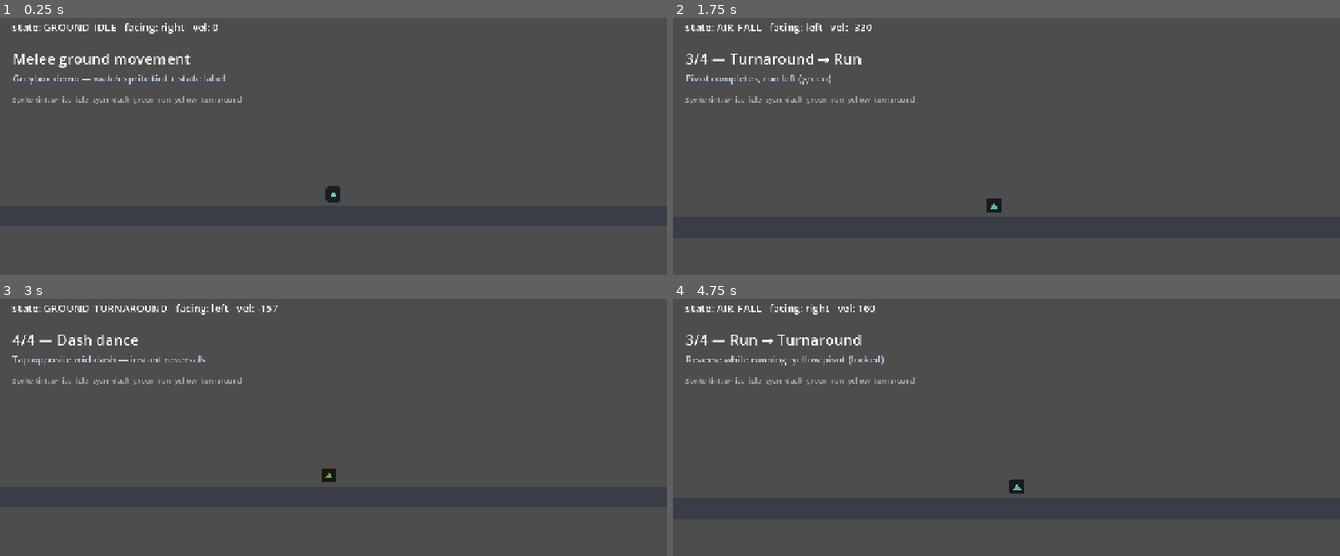
Above: before the commit, frames 1-4 (two rows, left to right).
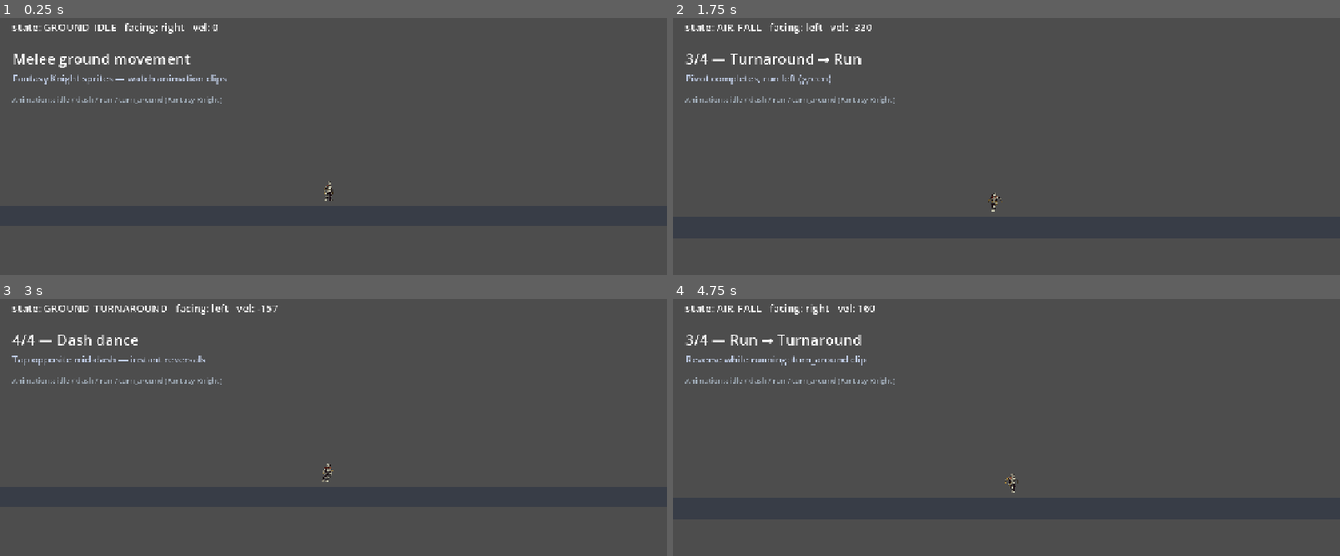
Above: after the commit, the same moments.

Repository: omarelsahy/FTWSA
Game: Godot game, scene res://scenes/tests/movement_mechanics_demo.tscn
Two runs of this game, one before a commit and one after it. Both use one fixed random seed, a clock stepped at 60 frames per second and the inputs below. This scene is started directly instead of the project's main scene.
Inputs:
- Up to frame 1 (0.25 s): no input
- Up to frame 2 (1.75 s): hold Space (jump) 0.53-1.28 s; hold D (move_right) from 0.53 s (still down); tap Shift (dodge) at 1.35 s; tap Space (jump) at 1.52, 1.55 s
- Up to frame 3 (3 s): tap Space (jump) at 1.82, 2.3 s; release D (move_right) at 2.03 s; hold A (move_left) 2.03-2.78 s; hold E (parry) 2.03-2.78 s; hold D (move_right) from 2.78 s (still down); tap Z at 2.85 s
- Up to frame 4 (4.75 s): tap Space (jump) at 3.02, 3.05, 3.32, 4.52, 4.55 s; hold Space (jump) 3.53-4.28 s; release D (move_right) at 4.28 s; hold A (move_left) from 4.28 s (still down); tap Shift (dodge) at 4.35 s

The runs differ from the first frame. In frame 1, 0.8% of the frame differs, in the area x 1-51%, y 22-72%; in frame 2, 0.5%; in frame 3, 0.5%; in frame 4, 0.7%.

Commit message:
Wire Fantasy Knight sprites to Melee movement state machine
Replace placeholder icon Sprite2D with AnimatedSprite2D driven by
MoveState (idle, dash, run, turn_around, jump, fall). Import knight
sheet assets and update the auto-play movement demo to showcase them.

Co-authored-by: Omar Elsahy <omarelsahy@users.noreply.github.com>

Diff:
--- a/scenes/player/player.tscn
+++ b/scenes/player/player.tscn
@@ -1,7 +1,6 @@
-[gd_scene load_steps=6 format=3]
+[gd_scene load_steps=5 format=3]
 
 [ext_resource type="Script" path="res://scripts/player/player.gd" id="1_player"]
-[ext_resource type="Texture2D" path="res://icon.svg" id="2_icon"]
 
 [sub_resource type="RectangleShape2D" id="RectangleShape2D_player"]
 size = Vector2(22, 44)
@@ -20,9 +19,9 @@
 [node name="CollisionShape2D" type="CollisionShape2D" parent="."]
 shape = SubResource("RectangleShape2D_player")
 
-[node name="Sprite2D" type="Sprite2D" parent="."]
-scale = Vector2(0.22, 0.22)
-texture = ExtResource("2_icon")
+[node name="AnimatedSprite2D" type="AnimatedSprite2D" parent="."]
+position = Vector2(0, -28)
+offset = Vector2(-4, 0)
 
 [node name="Camera2D" type="Camera2D" parent="."]
 position_smoothing_enabled = true
--- a/scenes/tests/movement_mechanics_demo.tscn
+++ b/scenes/tests/movement_mechanics_demo.tscn
@@ -51,7 +51,7 @@
 offset_bottom = 220.0
 theme_override_colors/font_color = Color(0.65, 0.7, 0.75, 1)
 theme_override_font_sizes/font_size = 14
-text = "Sprite tint: white=idle  cyan=dash  green=run  yellow=turnaround"
+text = "Animations: idle / dash / run / turn_around (Fantasy Knight)"
 
 [node name="StateLabel" type="Label" parent="UI"]
 offset_left = 24.0
--- /dev/null
+++ b/scripts/player/fantasy_knight_sprite_frames.gd
@@ -0,0 +1,42 @@
+class_name FantasyKnightSpriteFrames
+extends RefCounted
+## Builds `SpriteFrames` for the Fantasy Knight placeholder sheets (120x80 cells).
+
+const FRAME_SIZE := Vector2i(120, 80)
+const SHEETS_DIR := "res://assets/characters/fantasy_knight/sheets"
+
+
+static func build() -> SpriteFrames:
+	var frames := SpriteFrames.new()
+	_add_strip(frames, &"idle", "idle.png", 10, 10.0, true, 0)
+	_add_strip(frames, &"run", "run.png", 10, 12.0, true, 1)
+	_add_strip(frames, &"turn_around", "turn_around.png", 3, 14.0, false, 0)
+	_add_strip(frames, &"dash", "dash.png", 2, 18.0, true, 0)
+	_add_strip(frames, &"jump", "jump.png", 3, 10.0, false, 1)
+	_add_strip(frames, &"fall", "fall.png", 3, 8.0, true, 0)
+	return frames
+
+
+static func _add_strip(
+	frames: SpriteFrames,
+	anim_name: StringName,
+	filename: String,
+	frame_count: int,
+	fps: float,
+	loop: bool,
+	start_index: int,
+) -> void:
+	var texture := load("%s/%s" % [SHEETS_DIR, filename]) as Texture2D
+	if texture == null:
+		push_error("FantasyKnightSpriteFrames: missing texture %s/%s" % [SHEETS_DIR, filename])
+		return
+
+	frames.add_animation(anim_name)
+	frames.set_animation_loop(anim_name, loop)
+	frames.set_animation_speed(anim_name, fps)
+
+	for i in range(start_index, frame_count):
+		var atlas := AtlasTexture.new()
+		atlas.atlas = texture
+		atlas.region = Rect2i(i * FRAME_SIZE.x, 0, FRAME_SIZE.x, FRAME_SIZE.y)
+		frames.add_frame(anim_name, atlas)
--- a/scripts/player/player.gd
+++ b/scripts/player/player.gd
@@ -3,6 +3,7 @@
 ## Platform-fighter–style movement: Melee-like dash / run / turnaround on ground, coyote + air jumps + parry.
 
 const HitSourceScript := preload("res://scripts/combat/hit_source.gd")
+const FantasyKnightSpriteFrames := preload("res://scripts/player/fantasy_knight_sprite_frames.gd")
 ## Must match `HitSource.ParryOutcome` declaration order.
 const PARRY_OUTCOME_DEFLECT := 0
 const PARRY_OUTCOME_REFLECT := 1
@@ -25,15 +26,6 @@
 	MoveState.GROUND_TURNAROUND,
 ]
 
-const _STATE_VISUALS: Dictionary = {
-	MoveState.GROUND_IDLE: {"color": Color.WHITE, "scale_y": 1.0},
-	MoveState.GROUND_DASH: {"color": Color(0.55, 0.85, 1.0), "scale_y": 0.88},
-	MoveState.GROUND_RUN: {"color": Color(0.7, 1.0, 0.75), "scale_y": 1.0},
-	MoveState.GROUND_TURNAROUND: {"color": Color(1.0, 0.88, 0.45), "scale_y": 0.95},
-	MoveState.AIR_RISE: {"color": Color(0.85, 0.85, 1.0), "scale_y": 1.0},
-	MoveState.AIR_FALL: {"color": Color(0.9, 0.9, 0.95), "scale_y": 1.0},
-}
-
 @export var config: MovementConfig
 @export var parry_window_frames: int = 7
 @export var counter_window_frames: int = 48
@@ -57,12 +49,12 @@
 var _counter_frames_left: int = 0
 var _combat_log: String = ""
 var _synthetic_input_x: Variant = null
+var _last_anim_state: MoveState = MoveState.GROUND_IDLE
 
 @onready var _hurtbox: Area2D = $Hurtbox
 @onready var _parry_box: Area2D = $ParryDetector
 @onready var _parry_shape: CollisionShape2D = $ParryDetector/CollisionShape2D
-@onready var _sprite: Sprite2D = $Sprite2D
-@onready var _sprite_base_scale: Vector2 = _sprite.scale
+@onready var _anim_sprite: AnimatedSprite2D = $AnimatedSprite2D
 
 
 func _ready() -> void:
@@ -93,8 +85,9 @@
 	if not is_on_floor():
 		_air_jumps_left = config.max_air_jumps
 
+	_anim_sprite.sprite_frames = FantasyKnightSpriteFrames.build()
 	_sync_facing_visuals()
-	_sync_state_visuals()
+	_sync_animation(true)
 
 
 func _physics_process(delta: float) -> void:
@@ -286,6 +279,7 @@
 	_turnaround_frames_left = 0
 	velocity.x = float(_facing) * config.dash_speed
 	_sync_facing_visuals()
+	_play_dash_animation()
 
 
 func _enter_run() -> void:
@@ -298,6 +292,7 @@
 	_state = MoveState.GROUND_TURNAROUND
 	_turnaround_frames_left = config.turnaround_frames
 	_dash_frames_left = 0
+	_play_turnaround_animation()
 
 
 func _on_landed() -> void:
@@ -345,7 +340,8 @@
 			_state = MoveState.AIR_RISE
 		else:
 			_state = MoveState.AIR_FALL
-	_sync_state_visuals()
+	if _state != _last_anim_state:
+		_sync_animation()
 
 
 func _is_ground_state(state: MoveState) -> bool:
@@ -353,14 +349,41 @@
 
 
 func _sync_facing_visuals() -> void:
-	_sprite.flip_h = _facing < 0
+	_anim_sprite.flip_h = _facing < 0
 	_parry_shape.position.x = parry_offset_x * float(_facing)
 
 
-func _sync_state_visuals() -> void:
-	var visual: Dictionary = _STATE_VISUALS.get(_state, _STATE_VISUALS[MoveState.GROUND_IDLE])
-	_sprite.modulate = visual["color"]
-	_sprite.scale = Vector2(_sprite_base_scale.x, _sprite_base_scale.y * visual["scale_y"])
+func _sync_animation(force: bool = false) -> void:
+	if not force and _state == _last_anim_state:
+		return
+
+	_last_anim_state = _state
+	match _state:
+		MoveState.GROUND_IDLE:
+			_anim_sprite.play(&"idle")
+		MoveState.GROUND_DASH:
+			_play_dash_animation()
+		MoveState.GROUND_RUN:
+			_anim_sprite.play(&"run")
+		MoveState.GROUND_TURNAROUND:
+			_play_turnaround_animation()
+		MoveState.AIR_RISE:
+			_anim_sprite.play(&"jump")
+		MoveState.AIR_FALL:
+			_anim_sprite.play(&"fall")
+
+
+func _play_dash_animation() -> void:
+	_last_anim_state = MoveState.GROUND_DASH
+	_anim_sprite.play(&"dash")
+
+
+func _play_turnaround_animation() -> void:
+	_last_anim_state = MoveState.GROUND_TURNAROUND
+	if _facing > 0:
+		_anim_sprite.play(&"turn_around")
+	else:
+		_anim_sprite.play_backwards(&"turn_around")
 
 
 func get_facing() -> int:
@@ -385,7 +408,7 @@
 	_state = state
 	_dash_frames_left = 0
 	_turnaround_frames_left = 0
-	_sync_state_visuals()
+	_sync_animation(true)
 
 
 func get_ground_substate_frames() -> Vector2i:
--- a/scripts/tests/movement_mechanics_demo.gd
+++ b/scripts/tests/movement_mechanics_demo.gd
@@ -10,10 +10,10 @@
 
 ## [duration_frames, input_x, title, hint]
 const _SEQUENCE: Array = [
-	[20, 0.0, "Melee ground movement", "Greybox demo — watch sprite tint + state label"],
-	[18, 1.0, "1/4 — Dash from idle", "Burst right: cyan tint, fixed dash speed"],
-	[36, 1.0, "2/4 — Dash → Run", "Hold right: transitions to green run"],
-	[30, -1.0, "3/4 — Run → Turnaround", "Reverse while running: yellow pivot (locked)"],
+	[20, 0.0, "Melee ground movement", "Fantasy Knight sprites — watch animation clips"],
+	[18, 1.0, "1/4 — Dash from idle", "dash animation burst from standstill"],
+	[36, 1.0, "2/4 — Dash → Run", "Hold right: transitions to run loop"],
+	[30, -1.0, "3/4 — Run → Turnaround", "Reverse while running: turn_around clip"],
 	[36, -1.0, "3/4 — Turnaround → Run", "Pivot completes, run left (green)"],
 	[12, 1.0, "4/4 — Dash dance setup", "Fresh dash right…"],
 	[54, 0.0, "4/4 — Dash dance", "Tap opposite mid-dash — instant reversals"],
Binary file added: assets/characters/fantasy_knight/sheets/dash.png
Not shown, added: assets/characters/fantasy_knight/sheets/dash.png.import
Binary file added: assets/characters/fantasy_knight/sheets/fall.png
Not shown, added: assets/characters/fantasy_knight/sheets/fall.png.import
Binary file added: assets/characters/fantasy_knight/sheets/idle.png
Not shown, added: assets/characters/fantasy_knight/sheets/idle.png.import
Binary file added: assets/characters/fantasy_knight/sheets/jump.png
Not shown, added: assets/characters/fantasy_knight/sheets/jump.png.import
Binary file added: assets/characters/fantasy_knight/sheets/run.png
Not shown, added: assets/characters/fantasy_knight/sheets/run.png.import
Binary file added: assets/characters/fantasy_knight/sheets/turn_around.png
Not shown, added: assets/characters/fantasy_knight/sheets/turn_around.png.import
(and 3 more such lines)
